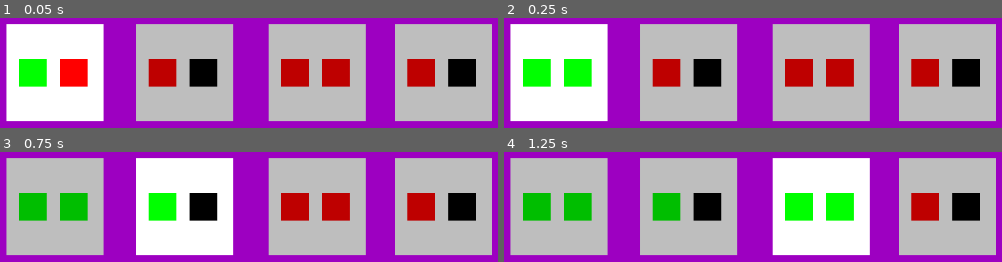
Above: before the commit, frames 1-4 (two rows, left to right).
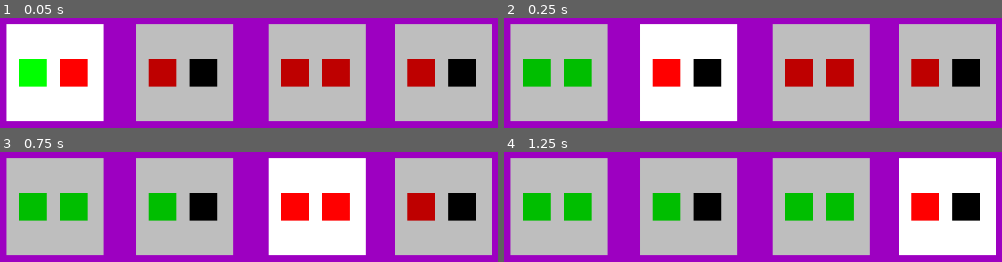
Above: after the commit, the same moments.

Repository: firesmoker/rhythmcards
Game: Godot game, scene res://game.tscn
The game is run twice, just before and just after one commit, with the same random seed, the same clock (stepped at 60 frames per second) and the same inputs.
Inputs:
- Up to frame 1 (0.05 s): no input
- Up to frame 2 (0.25 s): no input
- Up to frame 3 (0.75 s): no input
- Up to frame 4 (1.25 s): no input

Frame 1 is identical in both runs. In frame 2, 33% of the frame differs, in the area x 1-47%, y 5-94%; in frame 3, 33%; in frame 4, 33%.

Commit message:
active and inactive notes, activate next card if current card finished

Diff:
--- a/scripts/game.gd
+++ b/scripts/game.gd
@@ -44,6 +44,7 @@
 	beat_counter(delta)
 	if last_note_card_finished == beat_num:
 		print("ready to pass to next card: " + str(last_note_card_finished + 1))
+		emit_signal("activate_signal",last_note_card_finished + 1,false)
 
 func pre_beat_counter(delta: float) -> void:
 	pre_beat_duration_counter += delta
--- a/scripts/note_card.gd
+++ b/scripts/note_card.gd
@@ -79,11 +79,18 @@
 
 func autoplay(time: float) -> void:
 	for i in range(notes_dictionary.size()):
-		if notes_dictionary[i]["status"] == note_status_types.INACTIVE:
+		if notes_dictionary[i]["status"] == note_status_types.ACTIVE:
 			if time >= notes_dictionary[i]["timing"]:
-				print("dict triggerd " + str(notes_dictionary[i]["timing"]))
-				notes_dictionary[i]["status"] = note_status_types.PLAYED
+				#print("dict triggerd " + str(notes_dictionary[i]["timing"]))
+				play_note_by_index(i)
+				#notes_dictionary[i]["status"] = note_status_types.PLAYED
 	update_note_visuals()
+
+func play_note_by_index(note_index: int) -> void:
+	if note_index in notes_dictionary:
+		notes_dictionary[note_index]["status"] = note_status_types.PLAYED
+	if note_index + 1 in notes_dictionary:
+		notes_dictionary[note_index + 1]["status"] = note_status_types.ACTIVE
 
 func _process(delta: float) -> void:
 	if active:
@@ -107,9 +114,13 @@
 		#print("for card " + str(name) + " note " + str(count) + " timing is " + str(note_timings[count - 1]))
 	#reset_note_triggers()
 
-func toggle_by_beat(round_beat: int) -> void:
+func toggle_by_beat(round_beat: int, verify: bool = true) -> void:
+	if verify:
+		if game.beat_num != round_beat:
+			return
 	if round_beat == beat_num:
 		active = true
+		activate_note_by_index(0)
 	else:
 		active = false
 
